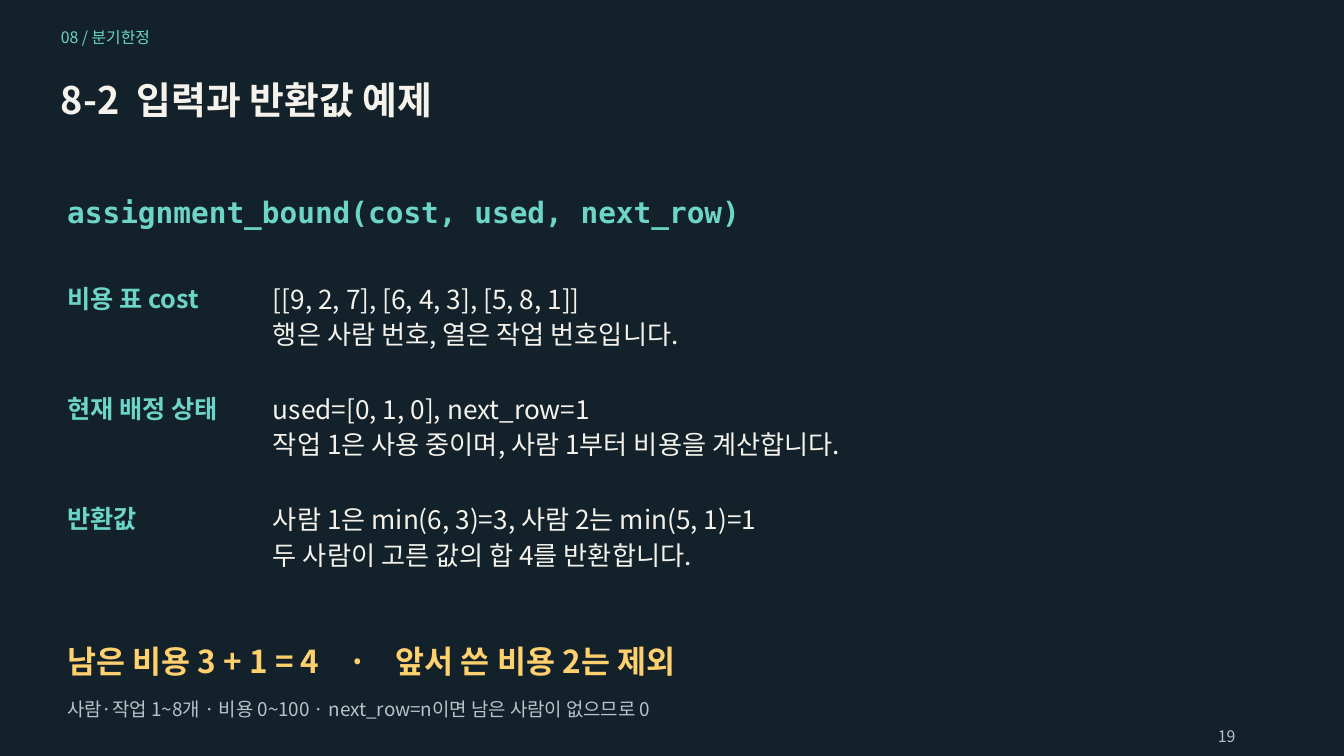
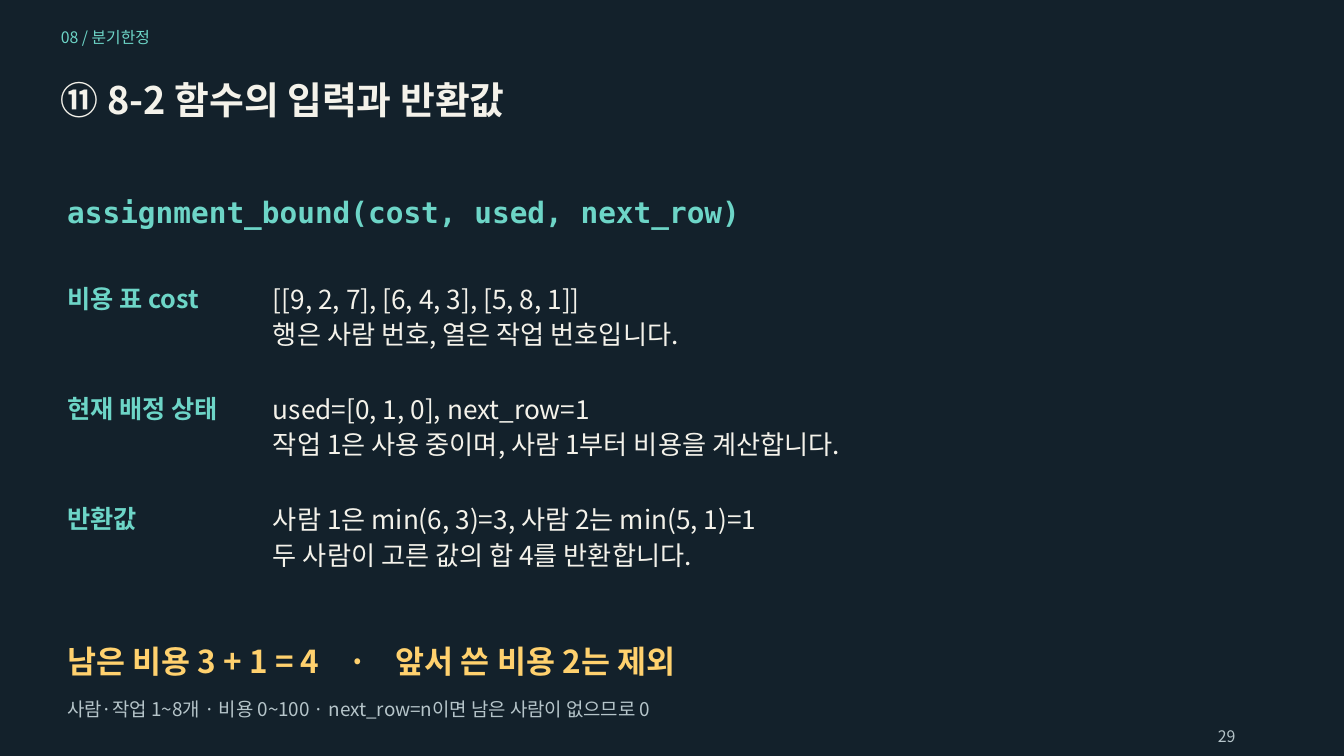
Before and after one commit to Sangdon-Park/Sangdon-Park.github.io, a slide deck: slide 29 of data/알고리즘/8장_분기한정_기법.pptx (slide 19 before the commit). Drawn at 1344x756 pixels with LibreOffice and Linux fonts; fonts in the diff are those of the drawing. Boxes give left, top, right and bottom in pixels: in the first picture for what was removed or moved away, otherwise in the second. Text is boxed around its words. In the diff, an @@ line names an element or a change of style, - is before the commit and + after.

```diff
--- a/data/알고리즘/8장_분기한정_기법.pptx
+++ b/data/알고리즘/8장_분기한정_기법.pptx
@@ text at [61,82,504,118]: text changed @@
-8-2 입력과 반환값 예제
+⑪ 8-2 함수의 입력과 반환값
@@ text at [1218,730,1236,742]: text changed @@
-19
+29
```
Also in this commit, not shown: 53 other slides changed, 12 slides added, 3 slides removed, 4 other files.
